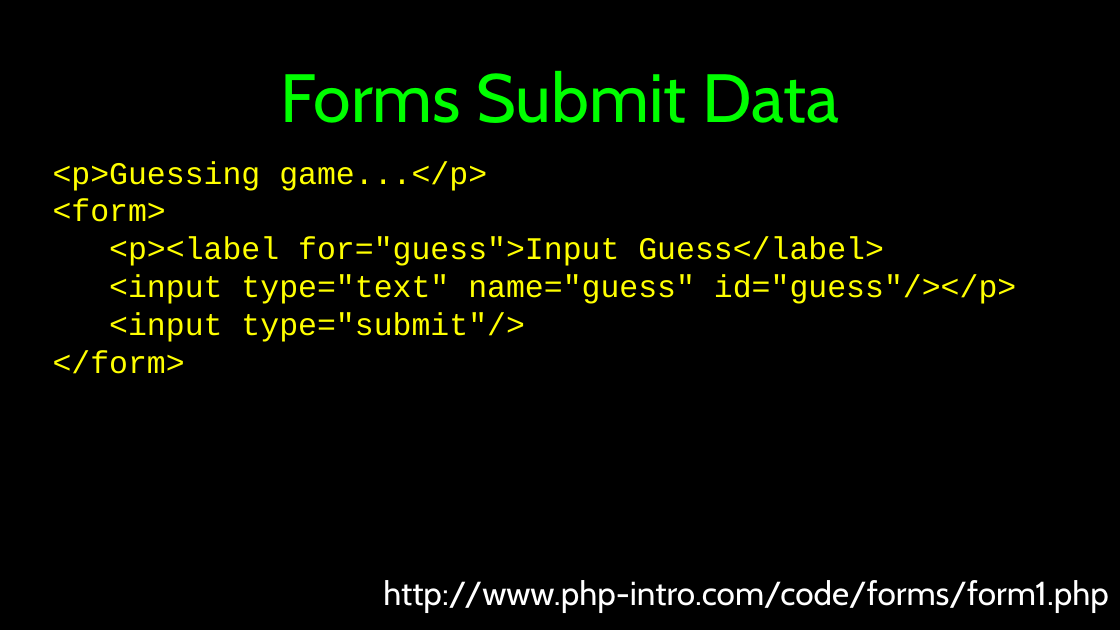
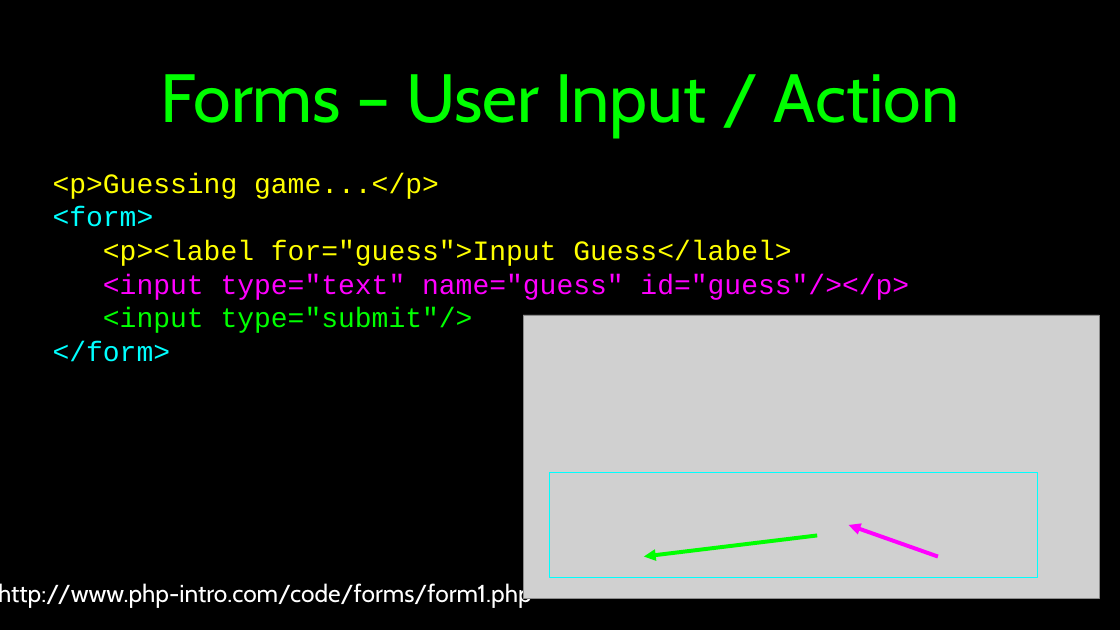
Before and after one commit to csev/wa4e, a slide deck: slide 2 of lectures/PHP-06-Forms.ppt (slide 3 before the commit). Drawn at 1120x630 pixels with LibreOffice and Linux fonts; fonts in the diff are those of the drawing; grey boxes stand for pictures. Boxes give left, top, right and bottom in pixels: in the first picture for what was removed or moved away, otherwise in the second. Text is boxed around its words. In the diff, an @@ line names an element or a change of style, - is before the commit and + after.

Commit message:
Change slides

```diff
--- a/lectures/PHP-06-Forms.ppt
+++ b/lectures/PHP-06-Forms.ppt
@@ title at (161,74,959,138): text changed @@
-Forms Submit Data
+Forms – User Input / Action
@@ text "<p>Guessing game...</p>" at (53,173,909,362): size 36 to 32 pt; text colour #FFFF00 to #00FFFF in "<form>", "</form>"; text colour #FFFF00 to #FF00FF in "<input type="text" name="guess" id="guess"/></p>"; text colour #FFFF00 to #00FF00 in "<input type="submit"/>" @@
@@ picture added at (523,315,1100,598) @@
@@ rectangle added at (549,472,1037,578), outline #00FFFF 2.01 pt @@
@@ arrow added from (817, 535) to (644, 556), #00FF00 4.51 pt @@
@@ arrow added from (938, 556) to (849, 525), #FF00FF 4.51 pt @@
@@ text "http://www.php-intro.com/code/forms/form1.php": place and size @@
-text "http://www.php-intro.com/code/forms/form1.php" at (383,580,1109,613)
+text "http://www.php-intro.com/code/forms/form1.php" at (0,581,532,607)
@@ text "http://www.php-intro.com/code/forms/form1.php" at (0,581,532,607): size 38 to 28 pt @@
```
Also in this commit, not shown: 1 other slide changed.
